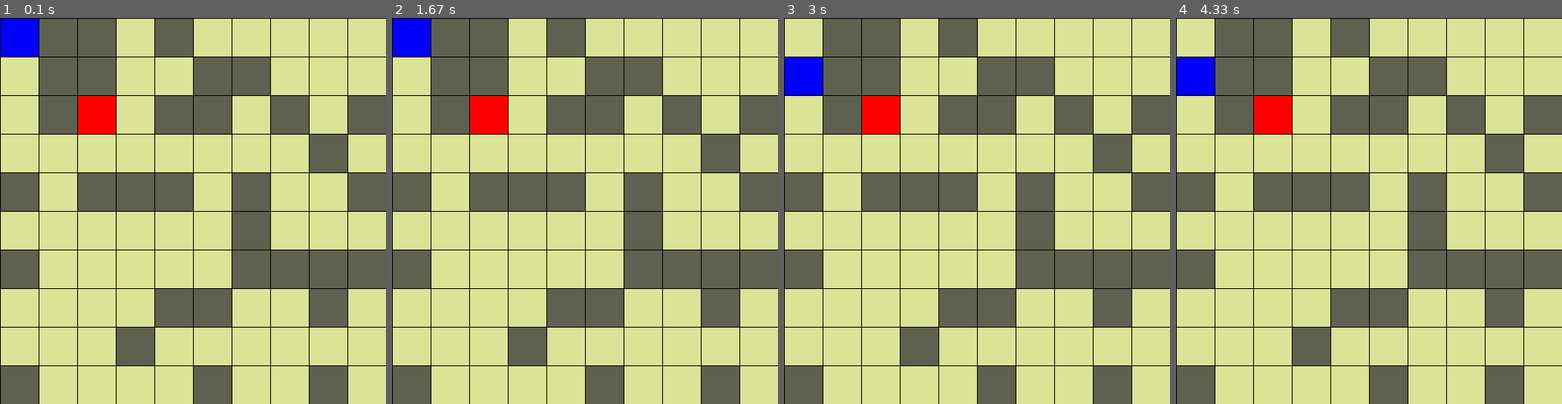
Above: before the commit, frames 1-4 (left to right).
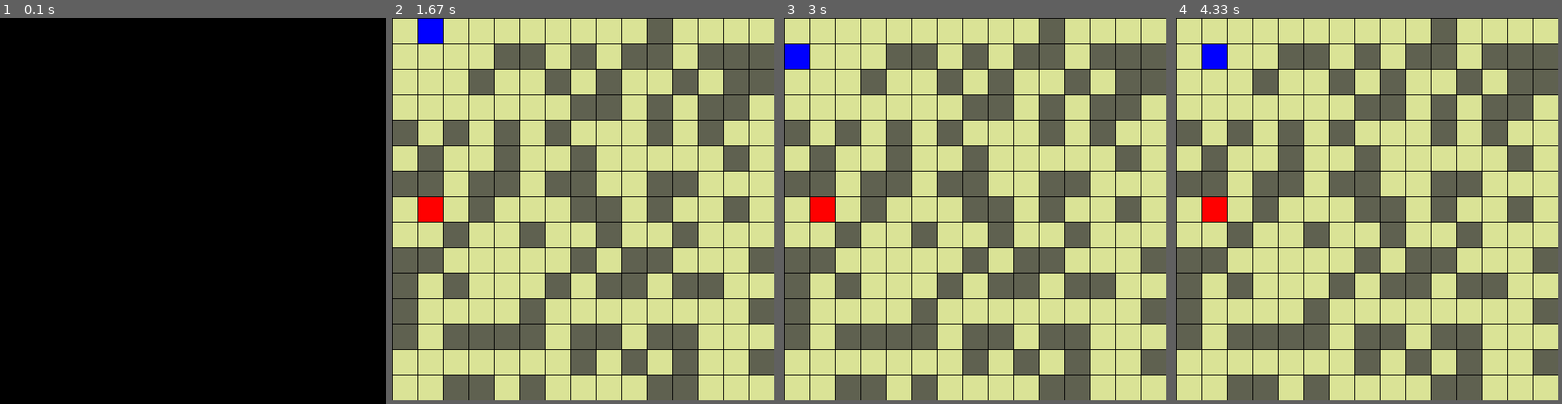
Above: after the commit, the same moments.

Repository: WallAshing/Pygame_labyrith
Game: pygame game, started from python.py
The game is run twice, just before and just after one commit, with the same random seed, the same clock (stepped at 60 frames per second) and the same inputs.
Inputs:
- Up to frame 1 (0.1 s): no input
- Up to frame 2 (1.67 s): hold Up 0.83-1.3 s; hold Right from 1.33 s (still down)
- Up to frame 3 (3 s): release Right at 1.8 s; hold Left 1.83-2.37 s; hold Down 2.4-2.7 s
- Up to frame 4 (4.33 s): hold Up 3.17-3.53 s; hold Right 3.57-4.2 s; hold Down from 4.23 s (still down)
In frame 2 the window is 500x500 before the commit and 495x495 after it. Grey fills any space a smaller window leaves; there, only what the larger window draws over its background counts as a difference.

The runs differ from the first frame. In frame 1, 96% of the frame differs, in the area x 0-100%, y 0-100%; in frame 2, 51%; in frame 3, 52%; in frame 4, 52%.

Commit message:
mapChecker mayber working ?

Diff:
--- a/createNewMap.py
+++ b/createNewMap.py
@@ -14,7 +14,6 @@
 		self.currentMap.clear()
 		for i in range(self.variable.mapSize) :
 			self.currentMap.append([])
-			print(str(self.variable.keyNumber) + "enter")
 			for j in range(self.variable.mapSize) :
 				oneToFour = random.randint(1, (self.probability))
 				if i == 0 and j == 0 :
@@ -30,12 +29,6 @@
 					self.variable.keyNumber -= 1
 				else :
 					self.currentMap[i].append(0)
-				print(str(self.variable.keyNumber) + "end")
-		print(self.currentMap)
-		print(self.variable.mapSize)
-
-
-
 
 	def mapDisplay(self, ecran) :
 		x = 0
--- a/mapChecker.py
+++ b/mapChecker.py
@@ -1,19 +1,112 @@
+from time import sleep
 class MapChecker :
-    def __init__(self, createNewMap) :
+    def __init__(self, createNewMap, variable) :
         self.createNewMap = createNewMap
-        self.boxToCheck = self.createNewMap.currentMap
+        self.variable = variable
+        self.boxToCheck = [(0, 0)]
         self.checkedBox = []
-
-    # def findBoxToCheck(self) :
-    #     for x in self.createNewMap.currentMap :
-    #         for y in x :
-    #             if y != 1 :
-    #                 self.boxToCheck.append((x, y))
-    #     print(self.boxToCheck)
+        self.keyNumber = 1
 
 
-    def checkerInit(self) :
-        self.findBoxToCheck()
+    def mapChecker(self) :
+        self.boxToCheck.append((0, 0))
+        while len(self.boxToCheck) != 0 :
+
+            boxToCheck = self.boxToCheck[0]
+
+            #North
+            tempBoxToCheckX = boxToCheck[0]
+            tempBoxToCheckY = boxToCheck[1] - 1
+            print(tempBoxToCheckX)
+            print(tempBoxToCheckY)
+            self.boxChecker(tempBoxToCheckX, tempBoxToCheckY, self.checkedBox)
+            print("North done")
+
+            if self.keyNumber == 0 :
+                self.boxToCheck.clear()
+                return
+
+            #South
+            tempBoxToCheckY = boxToCheck[1] + 1
+            print(tempBoxToCheckX)
+            print(tempBoxToCheckY)
+            self.boxChecker(tempBoxToCheckX, tempBoxToCheckY, self.checkedBox)
+            print("South done")
+
+            if self.keyNumber == 0 :
+                self.boxToCheck.clear()
+                return
+
+            #East
+            tempBoxToCheckX = boxToCheck[0] + 1
+            tempBoxToCheckY = boxToCheck[1]
+            print(tempBoxToCheckX)
+            print(tempBoxToCheckY)
+            self.boxChecker(tempBoxToCheckX, tempBoxToCheckY, self.checkedBox)
+            print("East done")
+
+            if self.keyNumber == 0 :
+                self.boxToCheck.clear()
+                return
+
+            #West
+            tempBoxToCheckX = boxToCheck[0] - 1
+            print(tempBoxToCheckX)
+            print(tempBoxToCheckY)
+            self.boxChecker(tempBoxToCheckX, tempBoxToCheckY, self.checkedBox)
+            print("West done")
+
+            if self.keyNumber == 0 :
+                self.boxToCheck.clear()
+                return
+
+            print(self.boxToCheck)
+
+            self.checkedBox.append(boxToCheck)
+            if self.keyNumber != 0 :
+                del self.boxToCheck[0]
+
+        self.checkedBox.clear()
+
+        if self.keyNumber == 0 :
+            print("You can clear the level.")
+        else :
+            print("You need to reset.")
+
+
+
+
+    def boxChecker(self, x, y, checkedBox) :
+        if x >= 0 and x <= (self.variable.mapSize - 1) and y >= 0 and y <= (self.variable.mapSize - 1) :
+            for box in checkedBox :
+                if box == (x, y) :
+                    return
+            if self.createNewMap.currentMap[x][y] == 2 :
+                print("I found the key ! x : " + str(x) + " " + "y : " + str(y))
+                print("I will finally stop hitting walls 😳 !")
+                self.keyNumber -= 1
+
+
+            if self.createNewMap.currentMap[x][y] == 1 :
+                print("OUCH... that's a wall here -> x : " + str(x) + " "  + "y : " + str(y))
+
+            if self.createNewMap.currentMap[x][y] == 0 :
+                print("Nothing to report here -> x : " + str(x)  + " " + "y : " + str(y))
+                # sleep(0.1)
+                self.boxToCheck.append((x, y))
+
+        else :
+            print("It's out of the map... -> x : " + str(x) + " " + "y : " + str(y))
+
+
+
+
+            # del self.boxToCheck[0]
+
+
+
+    # def checkerInit(self) :
+    #     self.findBoxToCheck()
 
 
 
--- a/python.py
+++ b/python.py
@@ -1,5 +1,4 @@
 from os import system
-
 from player import *
 from createNewMap import *
 from variables import *
@@ -11,16 +10,23 @@
 ecran = pygame.display.set_mode(variables.windowSize)
 map = Map(variables)
 player = Player(ecran, variables, map)
+mapChecker = MapChecker(map, variables)
 
 pygame.display.set_caption("Labyrinth_2D")
 
 loop = True
 
-map.mapInit()
-
 while loop :
     ecran.fill((0, 0, 0))
-    if player.win == True :
+
+    while mapChecker.keyNumber != 0 :
+        player = Player(ecran, variables, map)
+        variables.keyNumber = variables.keyInitial
+        map.mapInit()
+        mapChecker.mapChecker()
+        sleep(1)
+
+    if player.win == True:
         variables.keyColor = (0, 0, 255)
         map.mapDisplay(ecran)
         print("Now, it will restart forever...")
@@ -28,15 +34,15 @@
         variables.keyNumber = variables.keyInitial
         variables.keyColor = (255, 0, 0)
         player = Player(ecran, variables, map)
-        map.mapInit()
 
-    # print(random.randint(0, 4))
     for event in pygame.event.get() :
         if event.type == pygame.KEYDOWN :
             player.move(event)
             print("x = " + str(player.casepos[0]) + " " + "y = " + str(player.casepos[1]))
             if event.key == pygame.K_ESCAPE :
                 loop = False
+        if event.type == pygame.K_r :
+            player.win = True
         if event.type == pygame.QUIT :
             loop = False
     map.mapDisplay(ecran)
--- a/variables.py
+++ b/variables.py
@@ -1,6 +1,6 @@
 class Variables :
     def __init__(self) :
-        self.mapSize = 10
+        self.mapSize = 15
         self.windowSize = (500 // self.mapSize * self.mapSize, 500 // self.mapSize * self.mapSize)
         self.caseSize = self.windowSize[0] / self.mapSize
         self.keyInitial = 1
